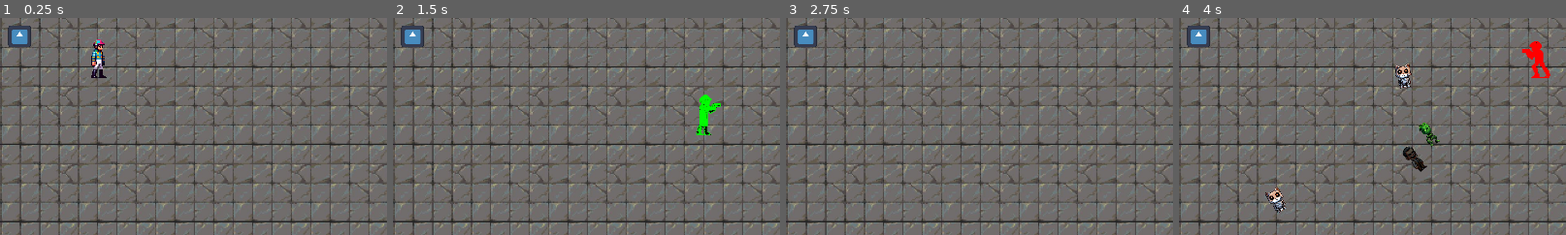
Above: before the commit, frames 1-4 (left to right).
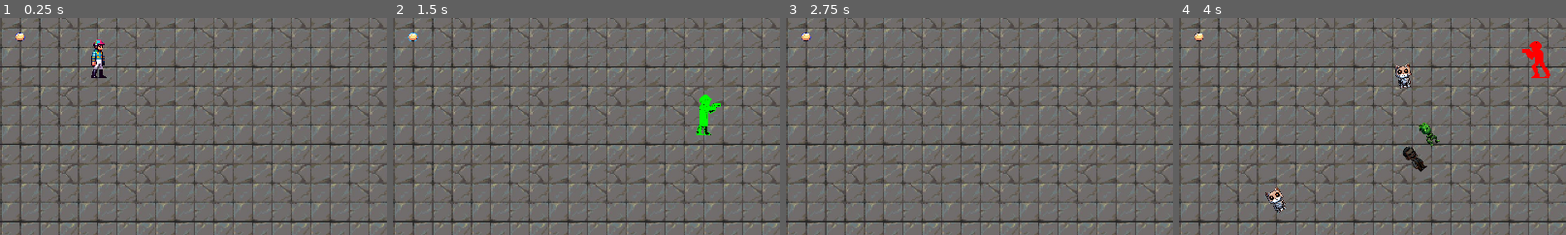
Above: after the commit, the same moments.

Repository: elVariable/gamejam
Game: Godot game, scene res://scenes/levels/main.tscn
The game is run twice, just before and just after one commit, with the same random seed, the same clock (stepped at 60 frames per second) and the same inputs. The engine's default icon, where the game draws it, is replaced by a stand-in: a white triangle on a blue panel in a dark square.
Inputs:
- Up to frame 1 (0.25 s): no input
- Up to frame 2 (1.5 s): tap Enter at 0.5 s; hold D (Right) 0.53-1.28 s; tap U (Fire0) at 0.6 s; hold S (Down) from 1.28 s (still down); tap I (Fire1) at 1.35 s
- Up to frame 3 (2.75 s): release S (Down) at 2.03 s; hold D (Right) from 2.03 s (still down); tap O (Fire2) at 2.1 s
- Up to frame 4 (4 s): release D (Right) at 2.78 s; hold W (Up) 2.78-3.53 s; tap P (Fire3) at 2.85 s; hold A (Left) from 3.53 s (still down); tap U (Fire0) at 3.6 s
The pictures show only the part of the screen within x 37-87%, y 42-92%; the shares and areas given below are measured in that part.

The runs differ from the first frame. In frame 1, 0.6% of the frame differs, in the area x 2-9%, y 3-14%; in frame 2, 0.6%; in frame 3, 0.6%; in frame 4, 0.6%.

Commit message:
Add animation

Diff:
--- a/scenes/prefabs/chickpea.tscn
+++ b/scenes/prefabs/chickpea.tscn
@@ -1,20 +1,66 @@
-[gd_scene load_steps=4 format=3 uid="uid://c1juomx4hnul1"]
+[gd_scene load_steps=7 format=3 uid="uid://c1juomx4hnul1"]
 
 [ext_resource type="Script" path="res://scripts/chickpea.gd" id="1_b0oef"]
-[ext_resource type="Texture2D" uid="uid://p22jssbmru7k" path="res://icon.svg" id="2_ywy3d"]
+[ext_resource type="Texture2D" uid="uid://c7uf7mut0wy7u" path="res://Assets/Items/Items1.png" id="2_2rq1u"]
 
 [sub_resource type="CircleShape2D" id="CircleShape2D_wauqq"]
 radius = 29.1548
 
+[sub_resource type="Animation" id="Animation_38skh"]
+resource_name = "Idle"
+loop_mode = 1
+tracks/0/type = "value"
+tracks/0/imported = false
+tracks/0/enabled = true
+tracks/0/path = NodePath("Icon:frame")
+tracks/0/interp = 1
+tracks/0/loop_wrap = true
+tracks/0/keys = {
+"times": PackedFloat32Array(0, 0.2, 0.4, 0.7, 0.9),
+"transitions": PackedFloat32Array(1, 1, 1, 1, 1),
+"update": 1,
+"values": [0, 1, 2, 1, 0]
+}
+
+[sub_resource type="Animation" id="Animation_nwhb2"]
+length = 0.001
+tracks/0/type = "value"
+tracks/0/imported = false
+tracks/0/enabled = true
+tracks/0/path = NodePath("Icon:frame")
+tracks/0/interp = 1
+tracks/0/loop_wrap = true
+tracks/0/keys = {
+"times": PackedFloat32Array(0),
+"transitions": PackedFloat32Array(1),
+"update": 1,
+"values": [0]
+}
+
+[sub_resource type="AnimationLibrary" id="AnimationLibrary_sybdw"]
+_data = {
+"Idle": SubResource("Animation_38skh"),
+"RESET": SubResource("Animation_nwhb2")
+}
+
 [node name="Node2D" type="CharacterBody2D" groups=["Items"]]
+scale = Vector2(0.293786, 0.293786)
 collision_layer = 8
 collision_mask = 0
 script = ExtResource("1_b0oef")
 
 [node name="Icon" type="Sprite2D" parent="."]
 position = Vector2(0, -7.62939e-06)
-scale = Vector2(0.445312, 0.429688)
-texture = ExtResource("2_ywy3d")
+scale = Vector2(0.448382, 0.424894)
+texture = ExtResource("2_2rq1u")
+hframes = 4
+vframes = 4
 
 [node name="CollisionShape2D" type="CollisionShape2D" parent="."]
+scale = Vector2(1.2821, 1.11665)
 shape = SubResource("CircleShape2D_wauqq")
+
+[node name="AnimationPlayer" type="AnimationPlayer" parent="."]
+libraries = {
+"": SubResource("AnimationLibrary_sybdw")
+}
--- a/scripts/chickpea.gd
+++ b/scripts/chickpea.gd
@@ -3,3 +3,6 @@
 class_name ChickPea
 
 var heal : int = 5
+
+func _process(delta):
+    $AnimationPlayer.play("Idle")
